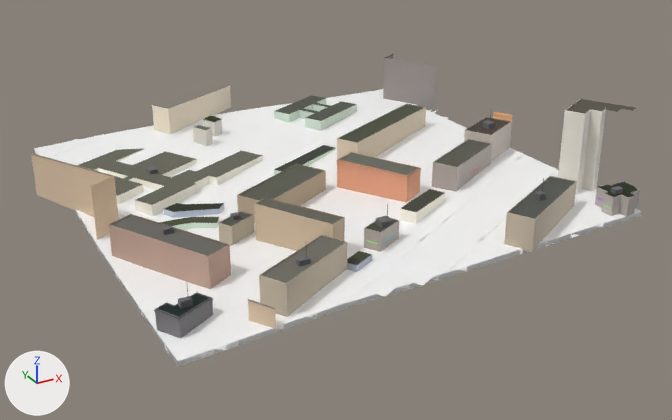
One commit to the glTF model public/tiles/0/-3_-13.glb: the scene before it, then after it.
Camera for both pictures: a camera (50 mm lens) standing at (-867.0, 2758.0, 351.0) and looking at (-633.0, 3184.0, 138.0). Lighting does not change. The marker at lower left points along +X, +Y and +Z. The older version comes first. Where no turn or scale is listed for an object, it has been applied to the vertices. Vertices at exactly the same position are counted once.

The older version as bpy lines, for what is in view:
```python
me_t0__3__13 = bpy.data.meshes.new('t0_-3_-13')
me_t0__3__13.from_pydata(...)  # 8144 vertices, 12724 faces; spans x -144.0..144.0, y -135.0..135.0, z -31.0..31.0
me_t0__3__13.materials.append(mat_terrain)
me_t0__3__13.materials.append(mat_mark_a)
me_t0__3__13.materials.append(mat_mark_c)
me_t0__3__13.materials.append(mat_asphalt)
me_t0__3__13.materials.append(mat_pavement)
me_t0__3__13.materials.append(mat_curb)
me_t0__3__13.materials.append(mat_sidewalk)
me_t0__3__13.materials.append(mat_grass)
me_t0__3__13.materials.append(mat_plaza)
me_t0__3__13.materials.append(mat_facade_house)
me_t0__3__13.materials.append(mat_roof)
me_t0__3__13.materials.append(mat_facade)
me_t0__3__13.materials.append(mat_wall)
me_t0__3__13.materials.append(mat_shop)
me_t0__3__13.materials.append(mat_neon)
me_t0__3__13.materials.append(mat_facade_tuff)
me_t0__3__13.materials.append(mat_facade_modern)
ob_t0__3__13 = bpy.data.objects.new('t0_-3_-13', me_t0__3__13)
ob_t0__3__13.location = (-638.3, 3203.1, 169.9)
```
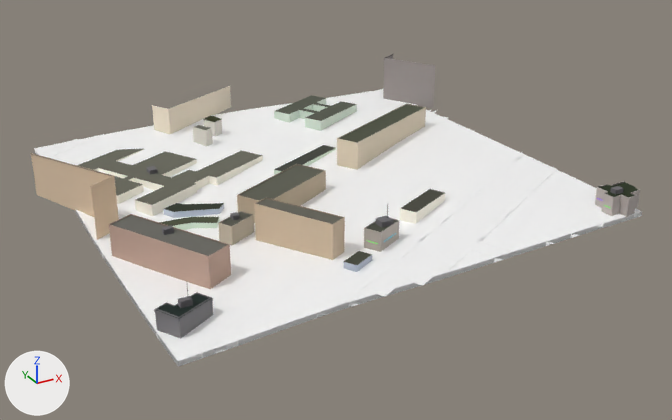
Where the newer file only moved an object's origin or applied its transform, the numbers keep the older frame.

Where the change shows, as pixel boxes [x1, y1, x2, y2] in the pictures (672 x 420 px):
part 1 of me_t0__3__13, deleted
    before: [248, 98, 636, 330]
part 2 of me_t0__3__13, cut back
    before: [199, 202, 463, 317]
    after: [196, 219, 441, 298]

The change in detail:
me_t0__3__13 is used by ob_t0__3__13; location (-638.3, 3203.1, 169.9).
me_t0__3__13 had 8144 vertices, 12724 faces and spanned x -144.0..144.0, y -135.0..135.0, z -31.0..31.0.
me_t0__3__13 now has 7784 vertices, 12323 faces and spans x -144.0..133.0, y -135.0..135.0, z -31.0..14.0.
me_t0__3__13 part 1: 22 loose pieces with 328 vertices, spanning x -93.0..144.0, y -135.0..-6.0, z -26.0..31.0, are deleted.
me_t0__3__13 part 2: 1 vertex moved within x 28.0, y -85.0, z -19.0; 40 vertices removed from x -108.0..68.0, y -127.0..-28.0, z -25.0..-8.0; 8 vertices added at x -109.0..34.0, y -119.0..-28.0, z -23.0..-18.0.
Other edits to the shape of me_t0__3__13 do not show in these pictures.
me_t0__3__13 no longer uses material mat_facade_modern.
